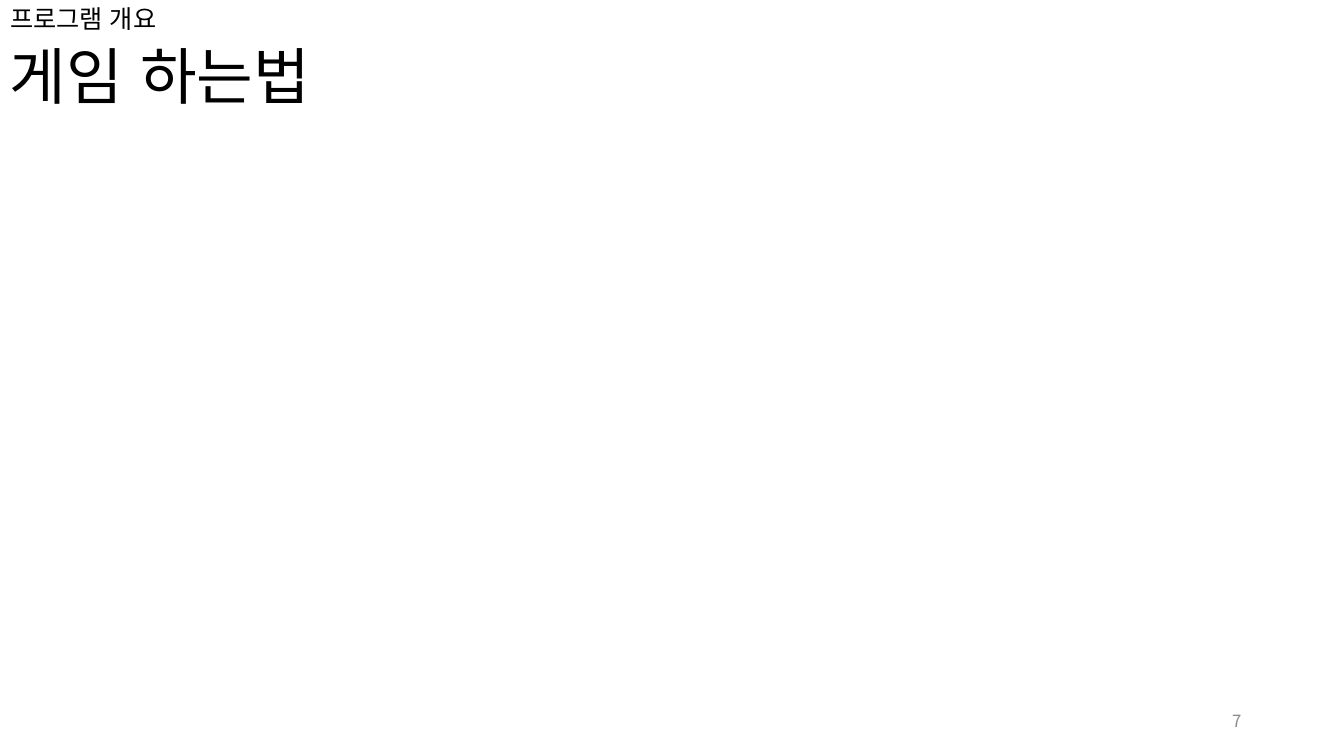
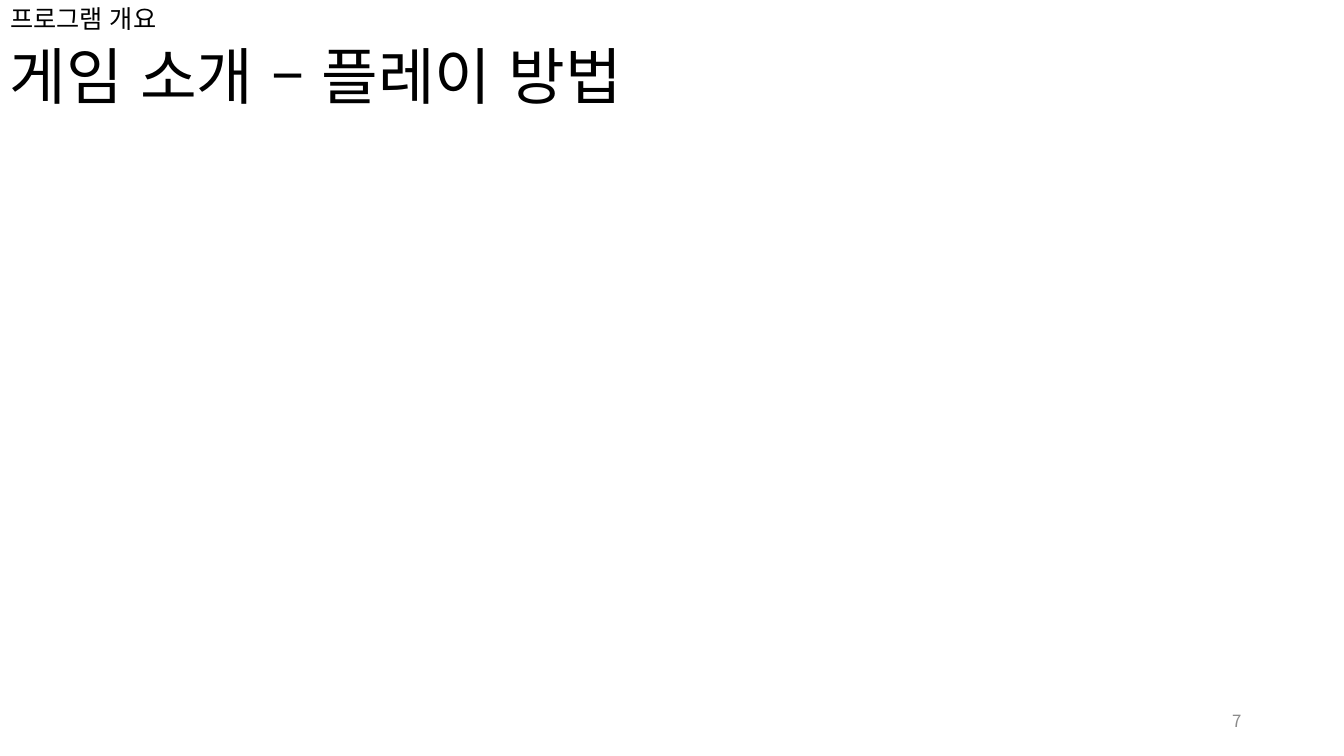
Before and after one commit to pknu-wap/Dogs-SONAR, a slide deck: slide 7 of others/presentation.pptx. Drawn at 1344x756 pixels with LibreOffice and Linux fonts; fonts in the diff are those of the drawing. Boxes give left, top, right and bottom in pixels: in the first picture for what was removed or moved away, otherwise in the second. Text is boxed around its words. In the diff, an @@ line names an element or a change of style, - is before the commit and + after.

```diff
--- a/others/presentation.pptx
+++ b/others/presentation.pptx
@@ text at (10,48,622,104): text changed @@
-게임 하는법
+게임 소개 – 플레이 방법
```
Also in this commit, not shown: 2 slides added, 1 other file.
